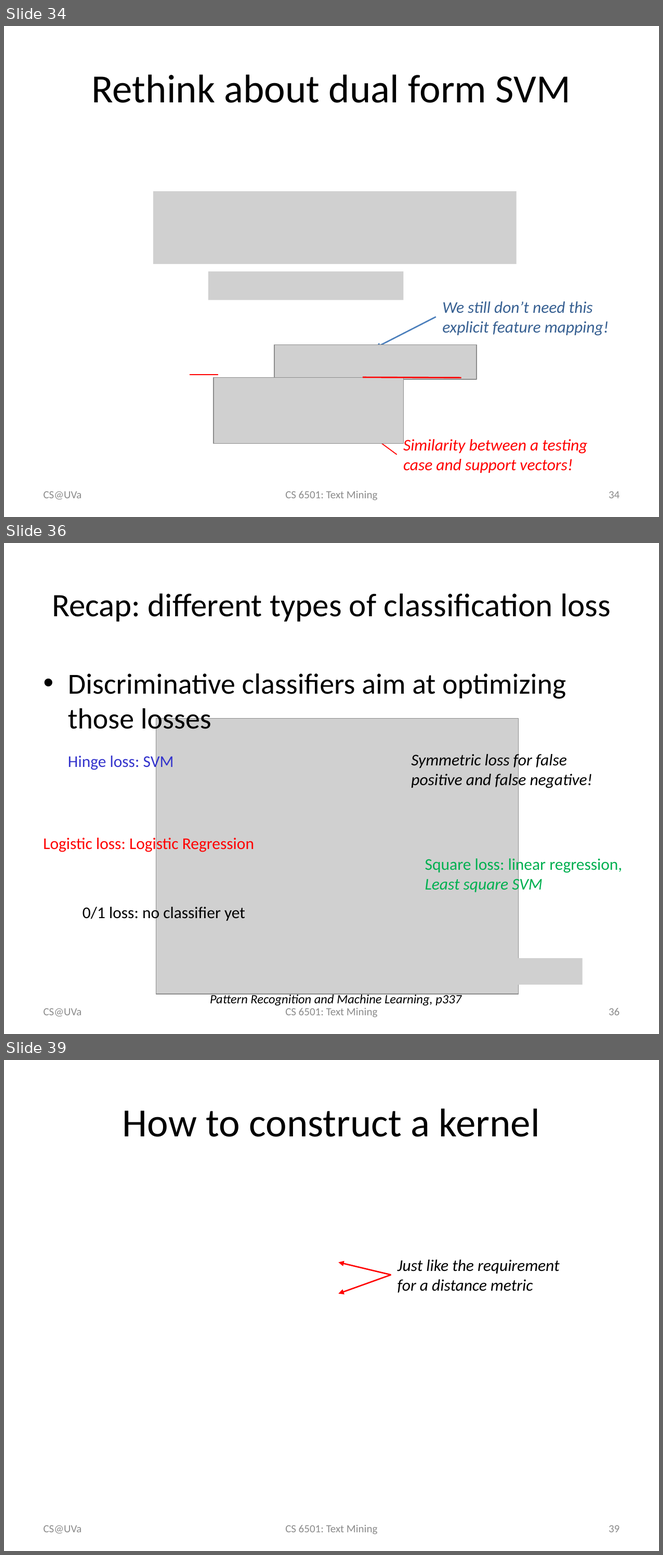
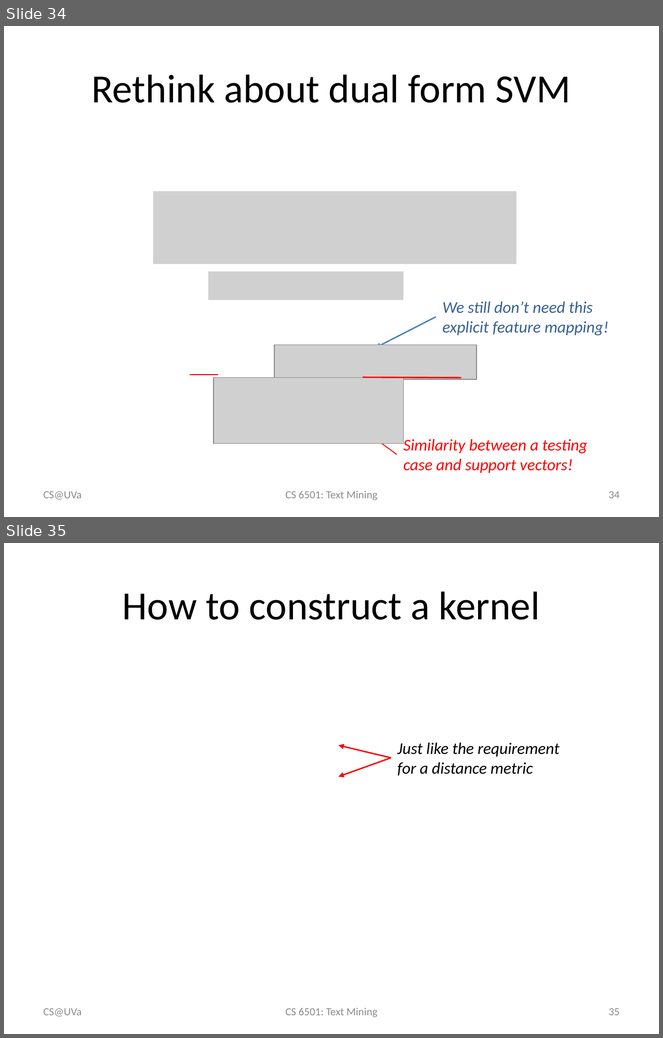
Before and after one commit to wang296/CS6501-Text-Mining, a slide deck: docs/svm.pptx. Shown one above the other, each under a label of ours: slides 34, 36 and 39 before the commit, slides 34 and 35 after it; the slides between them are not shown. The pictures are 663x1555 and 663x1038 pixels, drawn with LibreOffice and Linux fonts; fonts in the diff are those of the drawing; grey boxes stand for pictures. Boxes give left, top, right and bottom in pixels: in the first picture for what was removed or moved away, otherwise in the second. Text is boxed around its words. In the diff, an @@ line names an element or a change of style, - is before the commit and + after.

Commit message:
logistic regression

```diff
--- a/docs/svm.pptx
+++ b/docs/svm.pptx
@@ slide 36 removed at (4,543,659,1034), background #FFFFFF @@
@@ title removed at (52,593,611,622) @@
-Recap: different types of classification loss
@@ text removed at (68,674,566,736) @@
-• Discriminative classifiers aim at optimizing those losses
@@ picture removed at (156,719,518,994) @@
@@ text removed at (68,753,174,771) @@
-Hinge loss: SVM
@@ text removed at (411,752,593,789) @@
-Symmetric loss for false positive and false negative!
@@ text removed at (43,835,254,853) @@
-Logistic loss: Logistic Regression
@@ text removed at (425,856,622,893) @@
-Square loss: linear regression, Least square SVM
@@ text removed at (83,904,245,922) @@
-0/1 loss: no classifier yet
@@ picture removed at (508,958,583,984) @@
@@ text removed at (210,994,462,1006) @@
-Pattern Recognition and Machine Learning, p337
@@ text removed at (44,1008,82,1017) @@
-CS@UVa
@@ text removed at (285,1008,377,1018) @@
-CS 6501: Text Mining
@@ page number removed at (609,1008,620,1016) @@
-36
@@ what was slide 39 is now slide 35 @@
@@ page number at (609,1008,620,1016): text changed @@
-39
+35
```
Also in this commit, not shown: 3 other slides removed, 7 other files.
